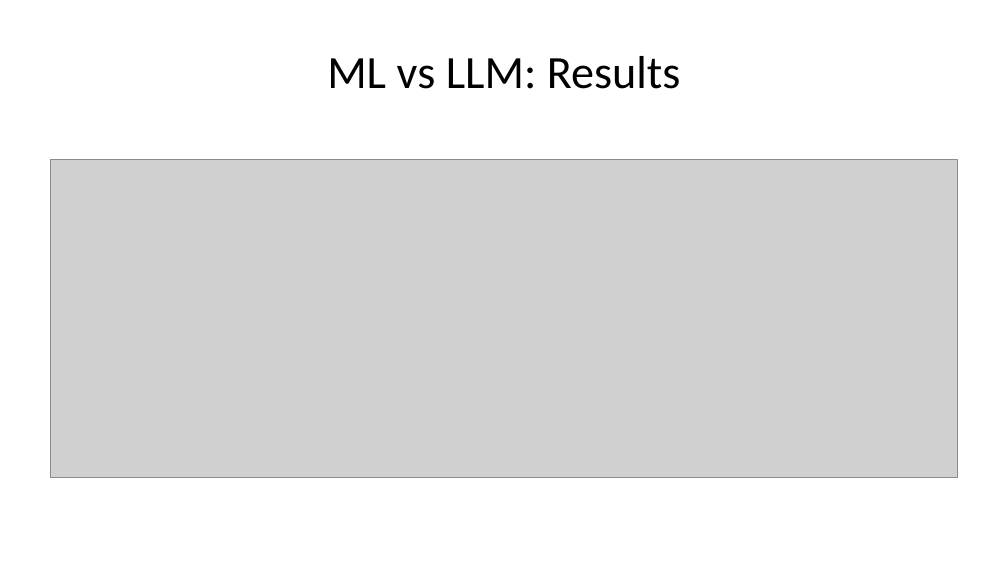
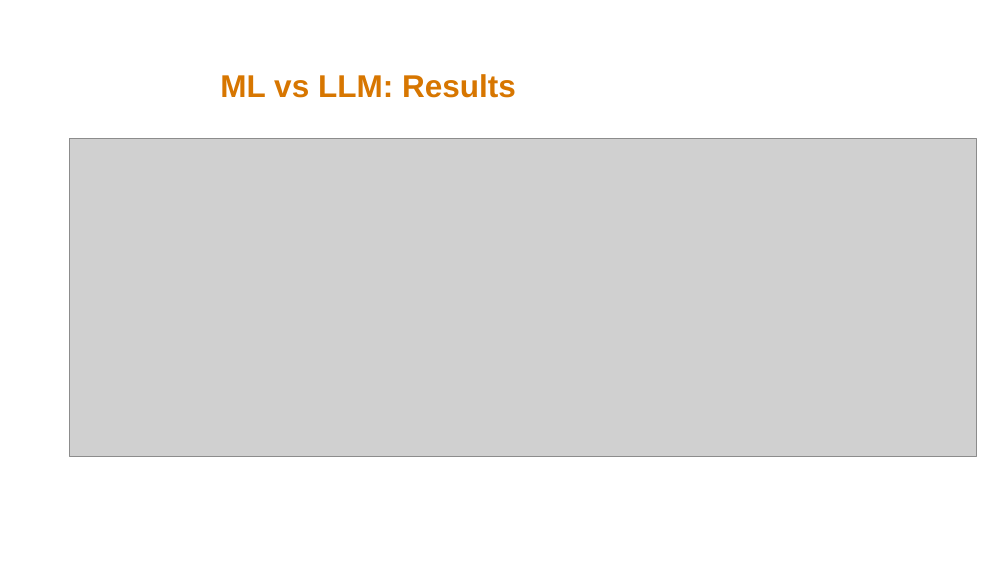
Before and after one commit to victoria-reynolds-pnnl/ESSD_AI_Competition_1, a slide deck: slide 8 of ai_delinquents/week_5_files/presentation.pptx (slide 11 before the commit). Drawn at 1008x567 pixels with LibreOffice and Linux fonts; fonts in the diff are those of the drawing; grey boxes stand for pictures; background and template pictures are left out. Boxes give left, top, right and bottom in pixels: in the first picture for what was removed or moved away, otherwise in the second. Text is boxed around its words. In the diff, an @@ line names an element or a change of style, - is before the commit and + after.

```diff
--- a/ai_delinquents/week_5_files/presentation.pptx
+++ b/ai_delinquents/week_5_files/presentation.pptx
@@ title "ML vs LLM: Results" moved from (x1=327, y1=56, x2=681, y2=89) to (x1=220, y1=74, x2=516, y2=98) @@
@@ title "ML vs LLM: Results" at (x1=220, y1=74, x2=516, y2=98): size 33 to 22.5 pt, font Calibri to Arial, text colour #000000 to #D77600, bold on; alignment centre to left; line spacing 1 to 0.9; vertical alignment middle to bottom @@
@@ rectangle added at (x1=347, y1=0, x2=1008, y2=566), fill #FFFFFF @@
@@ picture moved from (x1=50, y1=159, x2=958, y2=477) to (x1=70, y1=138, x2=977, y2=456) @@
```
Also in this commit, not shown: 9 other slides changed, 1 slide added, 4 slides removed, 4 other files.
